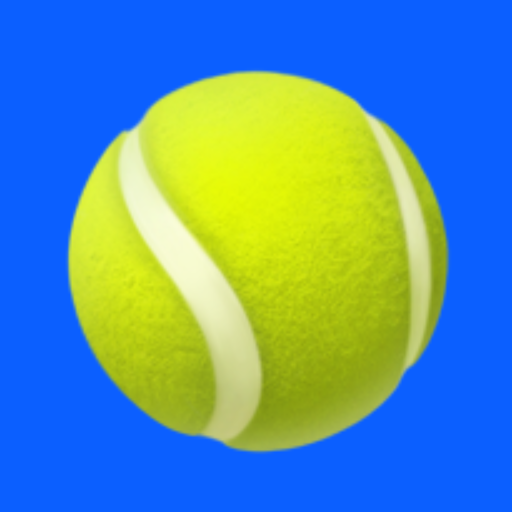
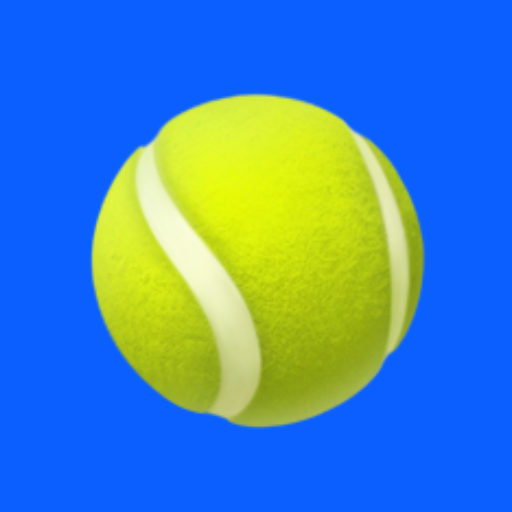
Revision of a layered w=512, h=512 image; what changed, layer by layer:
painted on "paddel-emoji" over [65, 68, 452, 455]
